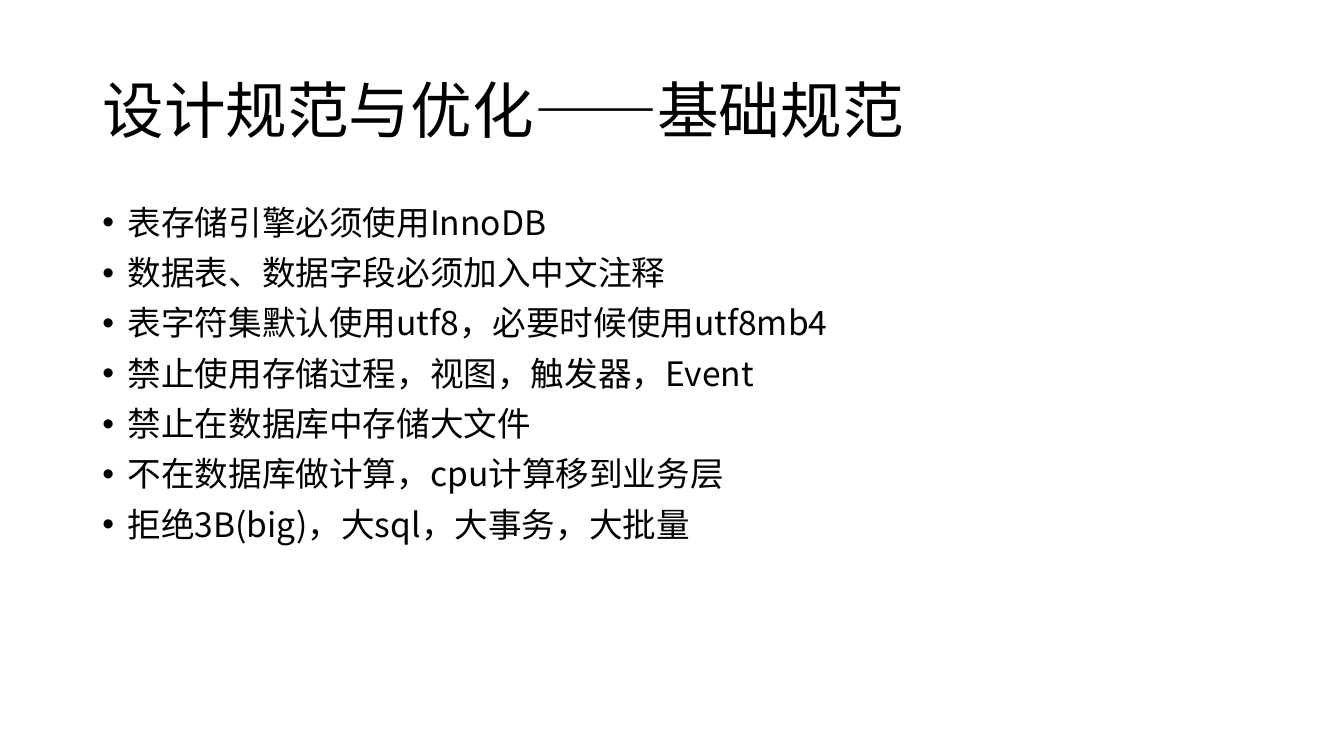
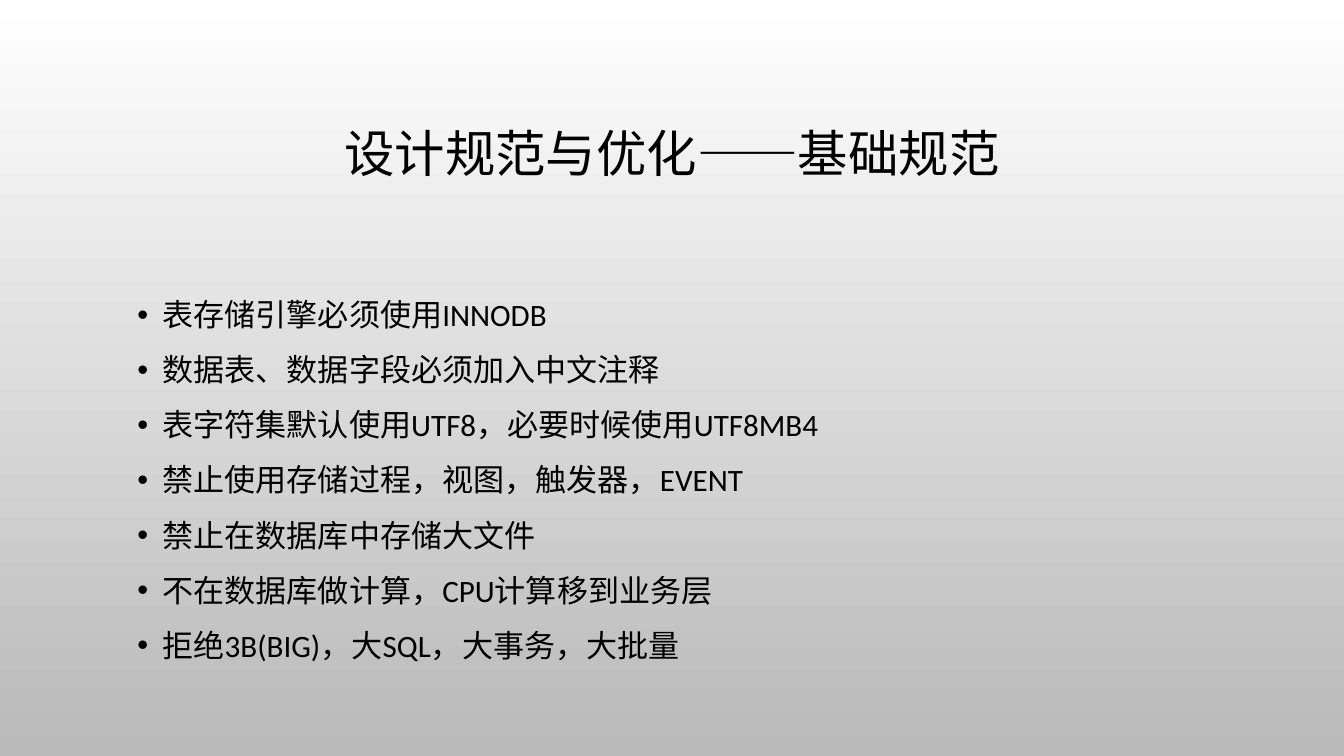
Before and after one commit to jaspone/notes, a slide deck: slide 16 of mysql分享.pptx (slide 15 before the commit). Drawn at 1344x756 pixels with LibreOffice and Linux fonts; fonts in the diff are those of the drawing; background and template pictures are left out. Boxes give left, top, right and bottom in pixels: in the first picture for what was removed or moved away, otherwise in the second. Text is boxed around its words. In the diff, an @@ line names an element or a change of style, - is before the commit and + after.

```diff
--- a/mysql分享.pptx
+++ b/mysql分享.pptx
@@ background #FFFFFF to picture (left out) @@
@@ title "设计规范与优化——基础规范": place and size @@
-title "设计规范与优化——基础规范" at bbox=[102, 81, 903, 138]
+title "设计规范与优化——基础规范" at bbox=[344, 129, 999, 176]
@@ title "设计规范与优化——基础规范" at bbox=[344, 129, 999, 176]: size 44 to 36 pt, font Noto Sans CJK SC to Calibri; alignment left to centre @@
@@ text "表存储引擎必须使用INNODB": place and size @@
-text "表存储引擎必须使用INNODB" at bbox=[128, 206, 828, 546]
+text "表存储引擎必须使用INNODB" at bbox=[163, 300, 818, 661]
@@ text at bbox=[163, 300, 547, 329]: text changed; size 24 to 22.2 pt; font Noto Sans CJK SC to Calibri @@
-• 表存储引擎必须使用InnoDB
+• 表存储引擎必须使用INNODB
@@ text at bbox=[163, 355, 660, 550]: size 24 to 22.2 pt, font Noto Sans CJK SC to Calibri in "数据表、数据字段必须加入中文注释", "禁止在数据库中存储大文件"; line spacing 0.9 to 1.1 @@
@@ text at bbox=[163, 410, 818, 494]: text changed; size 24 to 22.2 pt; font Noto Sans CJK SC to Calibri @@
-• 表字符集默认使用utf8，必要时候使用utf8mb4
-• 禁止使用存储过程，视图，触发器，Event
+• 表字符集默认使用UTF8，必要时候使用UTF8MB4
+• 禁止使用存储过程，视图，触发器，EVENT
@@ text at bbox=[163, 576, 713, 661]: text changed; size 24 to 22.2 pt; font Noto Sans CJK SC to Calibri @@
-• 不在数据库做计算，cpu计算移到业务层
-• 拒绝3B(big)，大sql，大事务，大批量
+• 不在数据库做计算，CPU计算移到业务层
+• 拒绝3B(BIG)，大SQL，大事务，大批量
```
Also in this commit, not shown: 39 other slides changed, 1 slide added.
